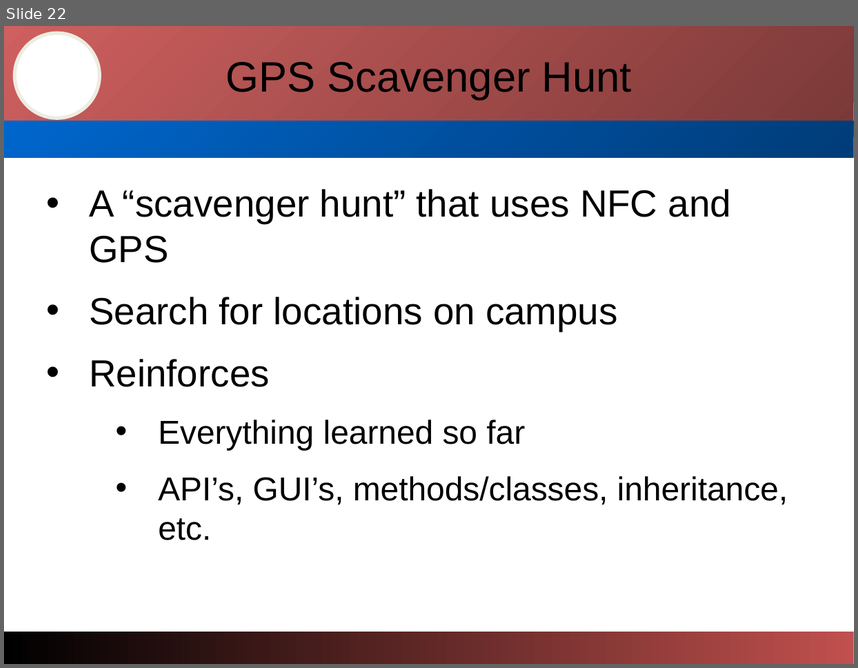
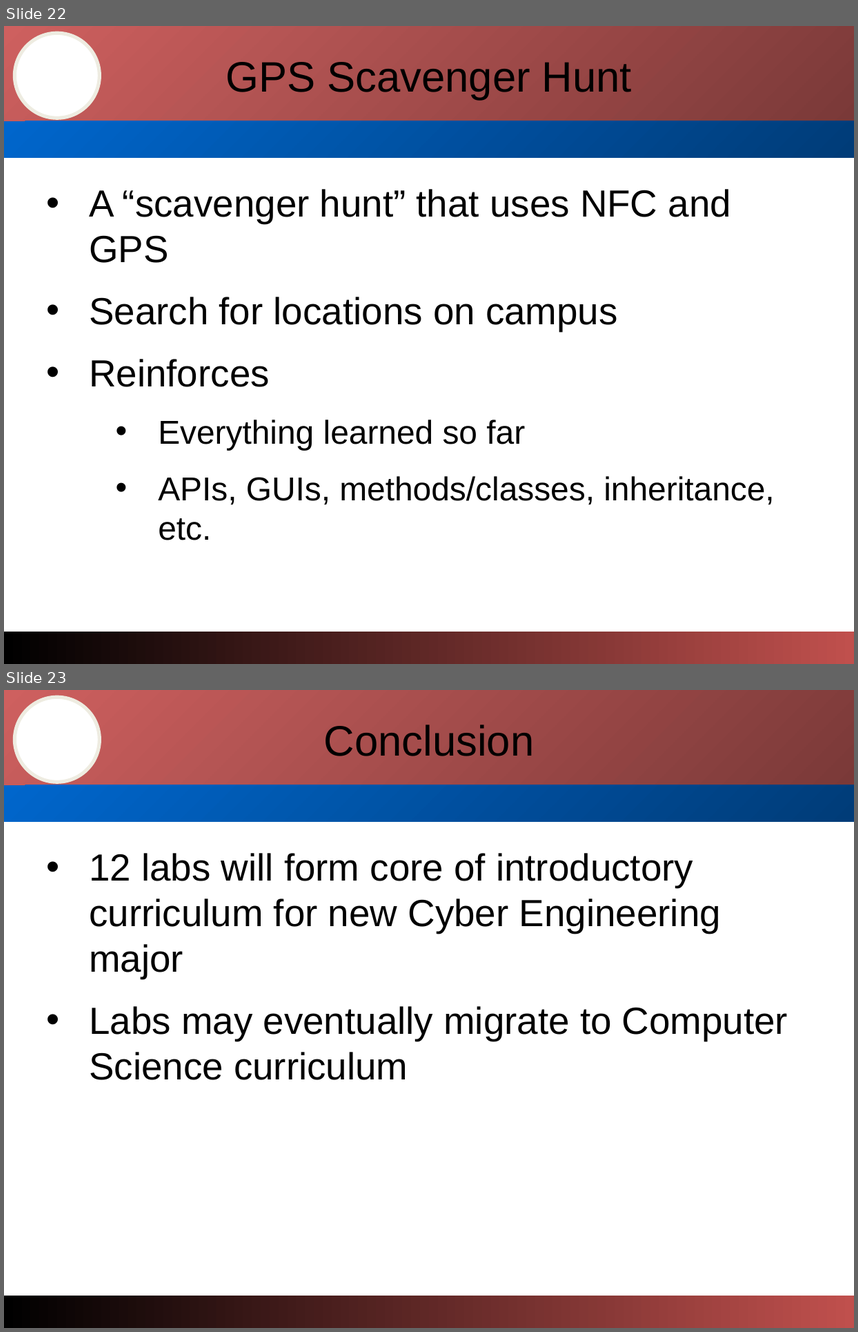
Before and after one commit to abgcsc/Android-Pilot, a slide deck: Documentation/Cyber-PilotPresentation.ppt. Shown one above the other, each under a label of ours: slide 22 before the commit, slides 22 and 23 after it. The pictures are 858x668 and 858x1332 pixels, drawn with LibreOffice and Linux fonts; fonts in the diff are those of the drawing; background and template pictures are left out. Boxes give left, top, right and bottom in pixels: in the first picture for what was removed or moved away, otherwise in the second. Text is boxed around its words. In the diff, an @@ line names an element or a change of style, - is before the commit and + after.

```diff
--- a/Documentation/Cyber-PilotPresentation.ppt
+++ b/Documentation/Cyber-PilotPresentation.ppt
@@ slide 23 added at bbox=[4, 690, 854, 1328], background #FFFFFF; not listed: 4 template elements that a slide beside it also shows @@
@@ title added at bbox=[324, 724, 535, 756], 36 pt, text #000000 @@
+Conclusion
@@ subtitle added at bbox=[89, 853, 788, 1080], 32 pt, text #000000 @@
+• 12 labs will form core of introductory curriculum for new Cyber Engineering major
+• Labs may eventually migrate to Computer Science curriculum
@@ slide 22 changed as well @@
@@ rectangle at bbox=[4, 26, 854, 125]: fill gradient #7A3938 to #CE605F to gradient #CE605F to #7A3938 @@
@@ rectangle at bbox=[4, 121, 854, 158]: fill gradient #003C78 to #0066CC to gradient #0066CC to #003C78 @@
@@ subtitle at bbox=[158, 476, 774, 540]: text changed @@
-  • API’s, GUI’s, methods/classes, inheritance, etc.
+  • APIs, GUIs, methods/classes, inheritance, etc.
@@ rectangle at bbox=[4, 631, 854, 664]: fill gradient #C0504D to #000000 to gradient #000000 to #C0504D @@
```
Also in this commit, not shown: 20 other slides changed, 1 other slide added, 2 slides removed, 1 other file.
